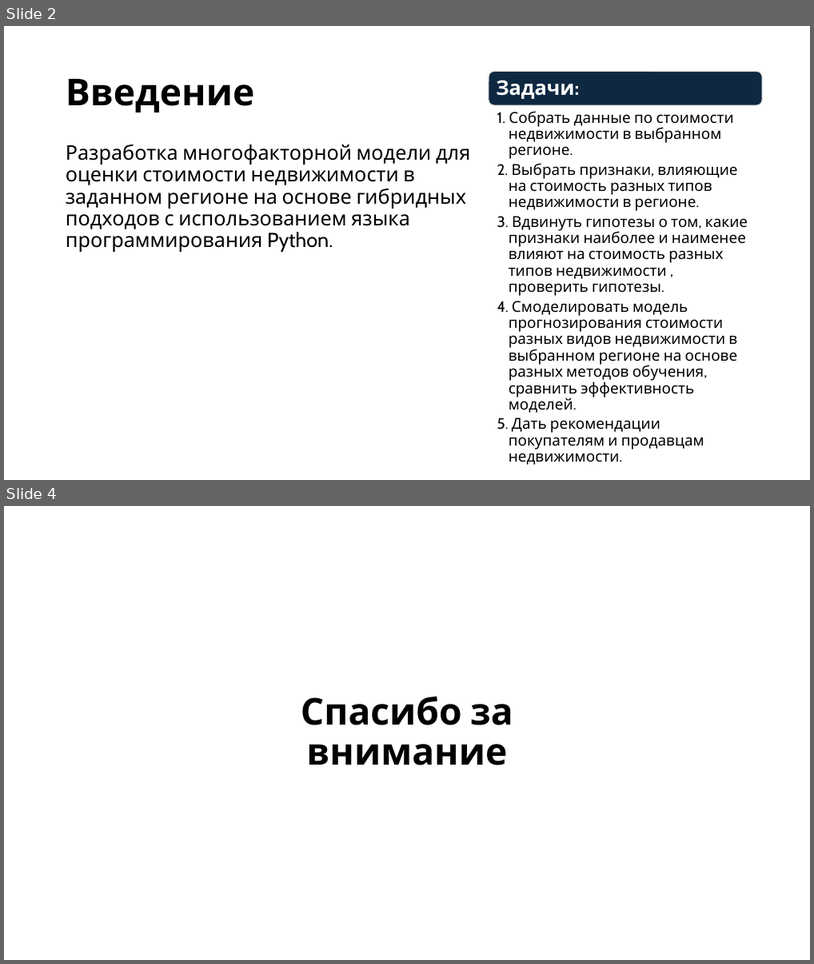
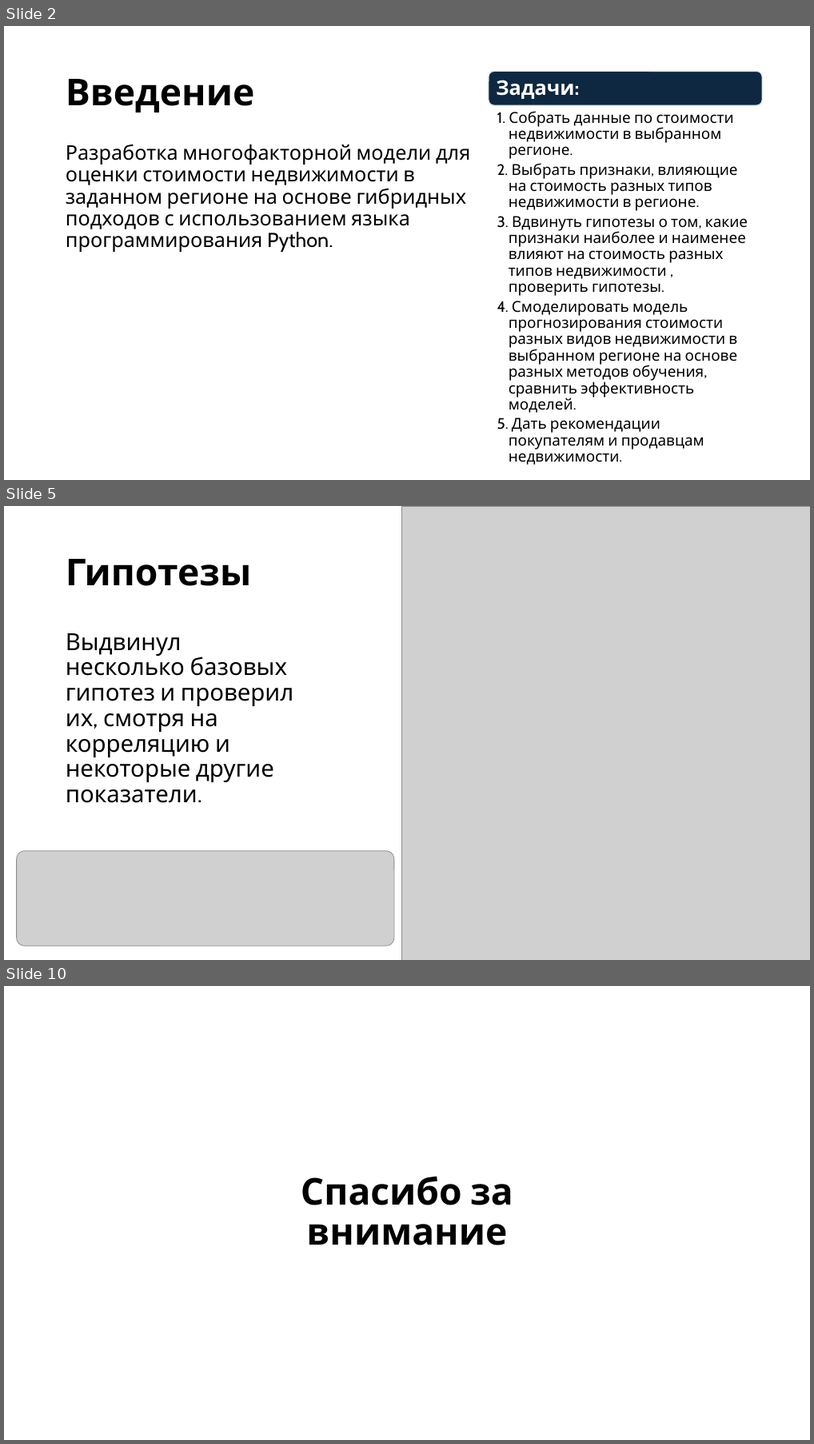
Before and after one commit to kuznetsovgg/predictive, a slide deck: presentations/Кузнецов DevOps24-2м - Предиктивная АБД 3.pptx. Shown one above the other, each under a label of ours: slides 2 and 4 before the commit, slides 2, 5 and 10 after it; the slides between them are not shown. The pictures are 814x964 and 814x1444 pixels, drawn with LibreOffice and Linux fonts; fonts in the diff are those of the drawing; grey boxes stand for pictures. Boxes give left, top, right and bottom in pixels: in the first picture for what was removed or moved away, otherwise in the second. Text is boxed around its words. In the diff, an @@ line names an element or a change of style, - is before the commit and + after.

```diff
--- a/presentations/Кузнецов DevOps24-2м - Предиктивная АБД 3.pptx
+++ b/presentations/Кузнецов DevOps24-2м - Предиктивная АБД 3.pptx
@@ slide 5 added at bbox=[4, 506, 810, 960], background #FFFFFF @@
@@ picture added at bbox=[402, 506, 810, 960] @@
@@ title added at bbox=[66, 559, 252, 586], 44 pt, text #000000, bold @@
+Гипотезы
@@ text added at bbox=[66, 633, 294, 803], 28 pt, text #000000 @@
+Выдвинул несколько базовых гипотез и проверил их, смотря на корреляцию и некоторые другие показатели.
@@ picture added at bbox=[17, 851, 394, 946] @@
@@ what was slide 4 is now slide 10 @@
```
Also in this commit, not shown: 6 other slides added, 1 slide removed, 2 other files.
